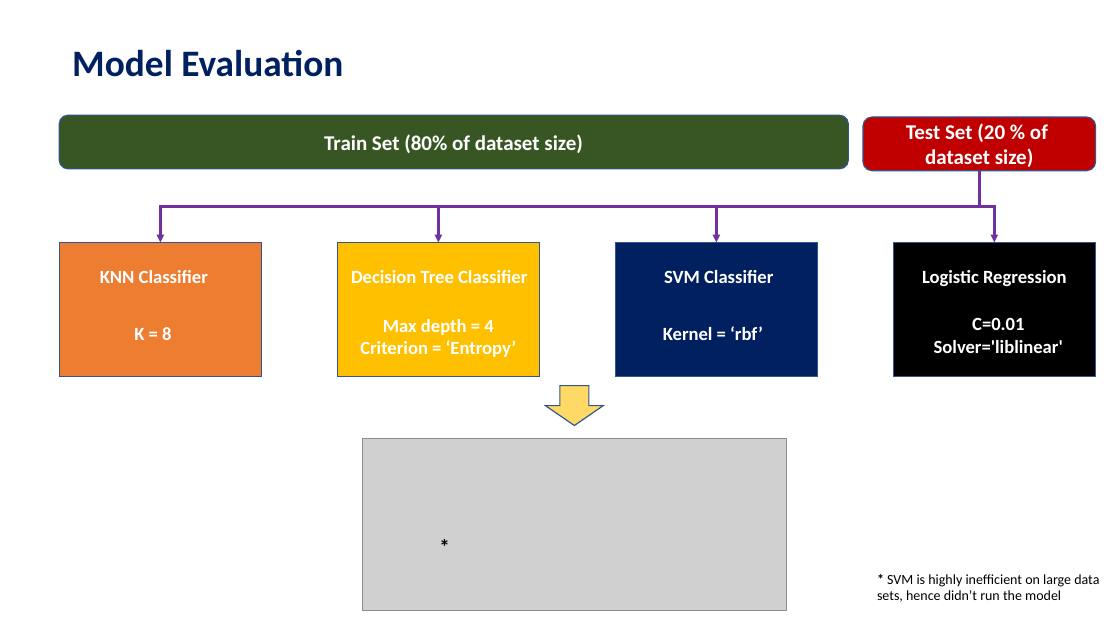
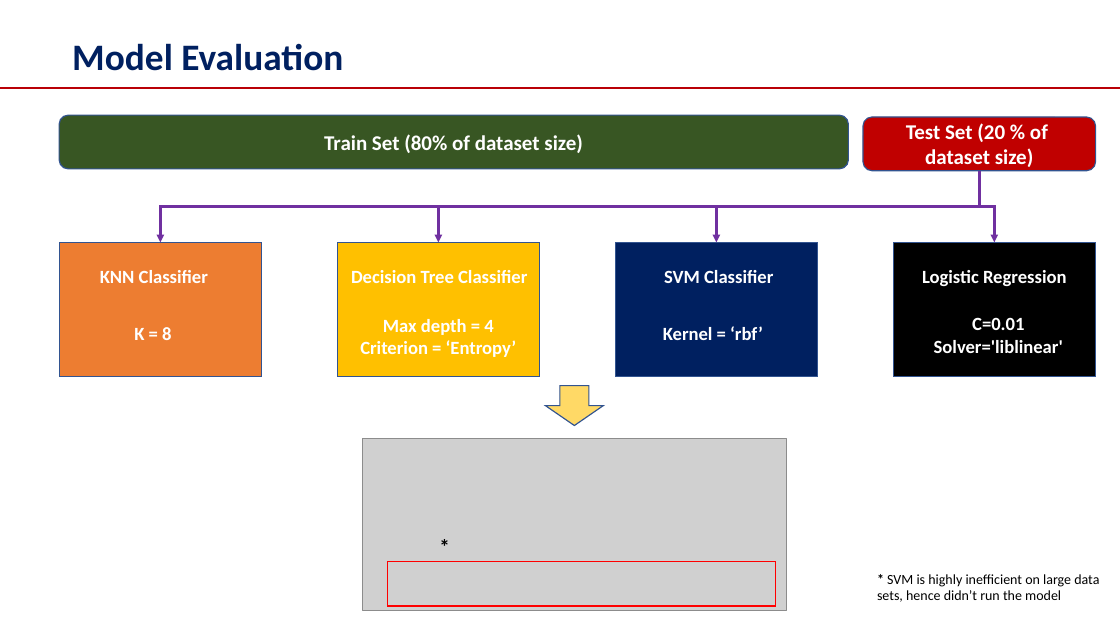
Before and after one commit to durga1234567/Coursera_Capstone, a slide deck: slide 13 of Project Report.pptx (slide 7 before the commit). Drawn at 1120x630 pixels with LibreOffice and Linux fonts; fonts in the diff are those of the drawing; grey boxes stand for pictures. Boxes give left, top, right and bottom in pixels: in the first picture for what was removed or moved away, otherwise in the second. Text is boxed around its words. In the diff, an @@ line names an element or a change of style, - is before the commit and + after.

```diff
--- a/Project Report.pptx
+++ b/Project Report.pptx
@@ text "Model Evaluation": place and size @@
-text "Model Evaluation" at (72, 49, 343, 77)
+text "Model Evaluation" at (72, 43, 343, 71)
@@ line added from (0, 88) to (1120, 88), #B90007 1.5 pt @@
@@ rectangle added at (387, 561, 775, 606), outline #FF0000 1 pt @@
```
Also in this commit, not shown: 5 other slides changed, 9 slides added, 1 slide removed, 2 other files.
